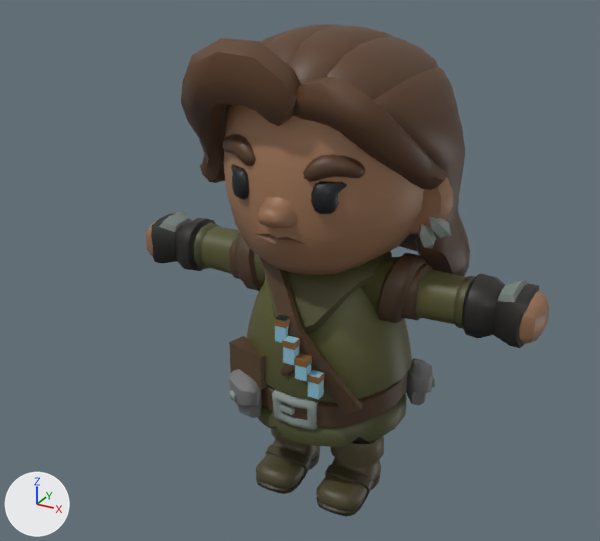
The glTF model public/models/chars/npcs/edda.glb as it was, and as the next commit left it.
The view is the same before and after, from a camera (50 mm lens) standing at (1.54, -3.06, 2.61) and looking at (-0.1, -0.08, 1.12). The axes (+X, +Y, +Z) are drawn at lower left. The lights are the same throughout. The older version comes first.

The scene before the commit, as lines of its bpy script (objects in view):
```python
me_edda_chargecaps = bpy.data.meshes.new('Edda_ChargeCaps')
me_edda_chargecaps.from_pydata(...)  # a box spanning x -0.046..0.01, y -0.405..-0.355, z 1.01..1.04; a box spanning x 0.011..0.067, y -0.436..-0.386, z 0.938..0.968; a box spanning x 0.065..0.121, y -0.431..-0.381, z 0.866..0.896; a box spanning x 0.118..0.174, y -0.417..-0.367, z 0.794..0.824
me_edda_chargecaps.materials.append(mat_edda)  # picture img_edda_atlas
me_rogue_armright = bpy.data.meshes.new('Rogue_ArmRight')
me_rogue_armright.from_pydata(...)  # 396 vertices, 788 faces; spans x -0.972..-0.089, y -0.149..0.149, z 0.957..1.252
me_rogue_armright.materials.append(mat_edda)  # picture img_edda_atlas
me_rogue_legright = bpy.data.meshes.new('Rogue_LegRight')
me_rogue_legright.from_pydata(...)  # 467 vertices, 930 faces; spans x -0.291..-0.046, y -0.281..0.128, z -0.002..0.529
me_rogue_legright.materials.append(mat_edda)  # picture img_edda_atlas
ob_edda_chargecaps = bpy.data.objects.new('Edda_ChargeCaps', me_edda_chargecaps)
ob_edda_chargecaps.location = (0.0, 0.0, 0.0)
ob_rogue_armright = bpy.data.objects.new('Rogue_ArmRight', me_rogue_armright)
ob_rogue_armright.location = (0.0, 0.0, 0.0)
ob_rogue_legright = bpy.data.objects.new('Rogue_LegRight', me_rogue_legright)
ob_rogue_legright.location = (0.0, 0.0, 0.0)
# also in view: 'Rogue_LegLeft' at (0.17, -0.08, 0.26); 'Rogue_ArmLeft' at (0.53, 0.0, 1.1); 'Rogue_Head' at (-0.01, 0.01, 1.62); 'Edda_ChargeStrap' at (0.04, -0.29, 0.94); 'Rogue_Body' at (0.05, -0.02, 0.81)
```
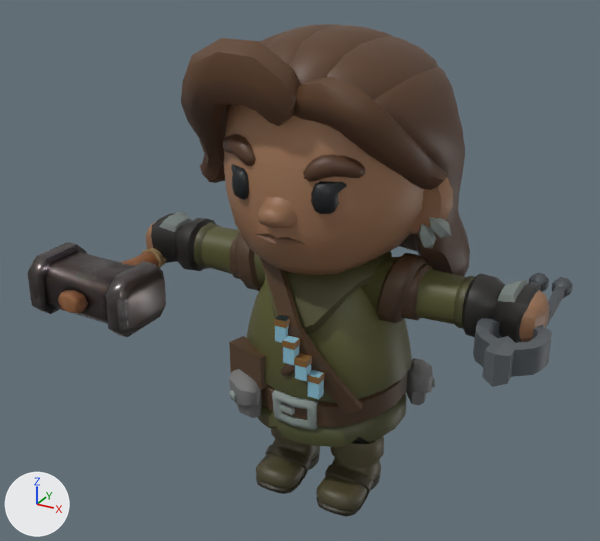
Diff of the bpy script that builds the scene:
```diff
--- a/public/models/chars/npcs/edda.glb.py
+++ b/public/models/chars/npcs/edda.glb.py
@@ img_tools_bits_texture @@
+img_tools_bits_texture = load_image('tools_bits_texture', '_unpacked/tools_bits_texture', 512, 512, 'sRGB')
@@ img_normalgl_45225f35_51df_4b04_ad3a_4655f0091f72 @@
+img_normalgl_45225f35_51df_4b04_ad3a_4655f0091f72 = load_image('NormalGL_45225f35-51df-4b04-ad3a-4655f0091f72', '_unpacked/NormalGL_45225f35-51df-4b04-ad3a-4655f0091f72', 512, 512, 'Non-Color')
@@ img_color_45225f35_51df_4b04_ad3a_4655f0091f72 @@
+img_color_45225f35_51df_4b04_ad3a_4655f0091f72 = load_image('Color_45225f35-51df-4b04-ad3a-4655f0091f72', '_unpacked/Color_45225f35-51df-4b04-ad3a-4655f0091f72', 512, 512, 'sRGB')
@@ img_orm_45225f35_51df_4b04_ad3a_4655f0091f72 @@
+img_orm_45225f35_51df_4b04_ad3a_4655f0091f72 = load_image('ORM_45225f35-51df-4b04-ad3a-4655f0091f72', '_unpacked/ORM_45225f35-51df-4b04-ad3a-4655f0091f72', 512, 512, 'Non-Color')
@@ mat_tools @@
+mat_tools = principled_material('tools')
+mat_tools.texture = img_tools_bits_texture
@@ mat_tripo_material_45225f35_51df_4b04_ad3a_4655f0091f72 @@
+mat_tripo_material_45225f35_51df_4b04_ad3a_4655f0091f72 = bpy.data.materials.new('tripo_material_45225f35-51df-4b04-ad3a-4655f0091f72')
+# uses the picture img_color_45225f35_51df_4b04_ad3a_4655f0091f72
+# uses the picture img_normalgl_45225f35_51df_4b04_ad3a_4655f0091f72
+# uses the picture img_orm_45225f35_51df_4b04_ad3a_4655f0091f72
@@ me_tongs @@
+me_tongs.from_pydata(...)  # 169 vertices, 340 faces; spans x 0.739..1.027, y -0.394..0.507, z 0.981..1.118
+me_tongs.materials.append(mat_tools)  # picture img_tools_bits_texture
@@ me_tripo_mesh_45225f35_51df_4b04_ad3a_4655f0091f72 @@
+me_tripo_mesh_45225f35_51df_4b04_ad3a_4655f0091f72.from_pydata(...)  # 250 vertices, 492 faces; spans x -1.17..-0.596, y -0.728..0.229, z 0.91..1.188
+me_tripo_mesh_45225f35_51df_4b04_ad3a_4655f0091f72.materials.append(mat_tripo_material_45225f35_51df_4b04_ad3a_4655f0091f72)
@@ ob_prop_tongs @@
+ob_prop_tongs = bpy.data.objects.new('Prop_tongs', me_tongs)
+ob_prop_tongs.location = (0.0, 0.0, 0.0)
@@ ob_prop_iron_field_hammer @@
+ob_prop_iron_field_hammer = bpy.data.objects.new('Prop_iron_field_hammer', me_tripo_mesh_45225f35_51df_4b04_ad3a_4655f0091f72)
+ob_prop_iron_field_hammer.location = (0.0, 0.0, 0.0)
```

Boxes [x1, y1, x2, y2] around the edits, measured in the pictures (600 x 541 px):
'Prop_iron_field_hammer', added
    after: [27, 242, 166, 337]
'Prop_tongs', added
    after: [473, 273, 573, 387]
